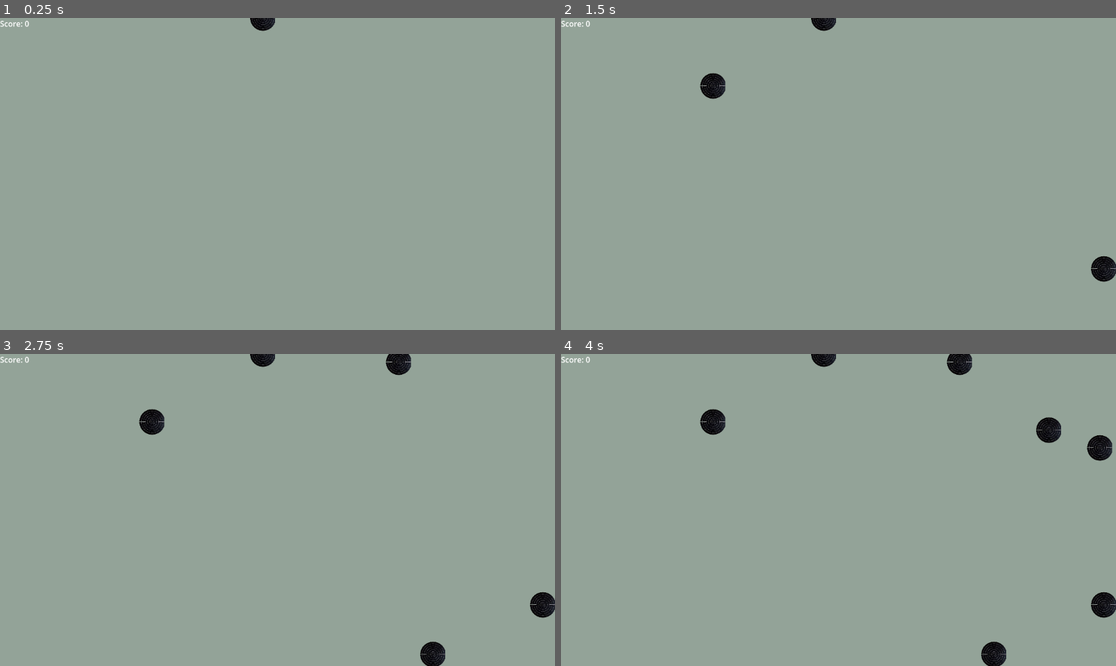
Above: before the commit, frames 1-4 (two rows, left to right).
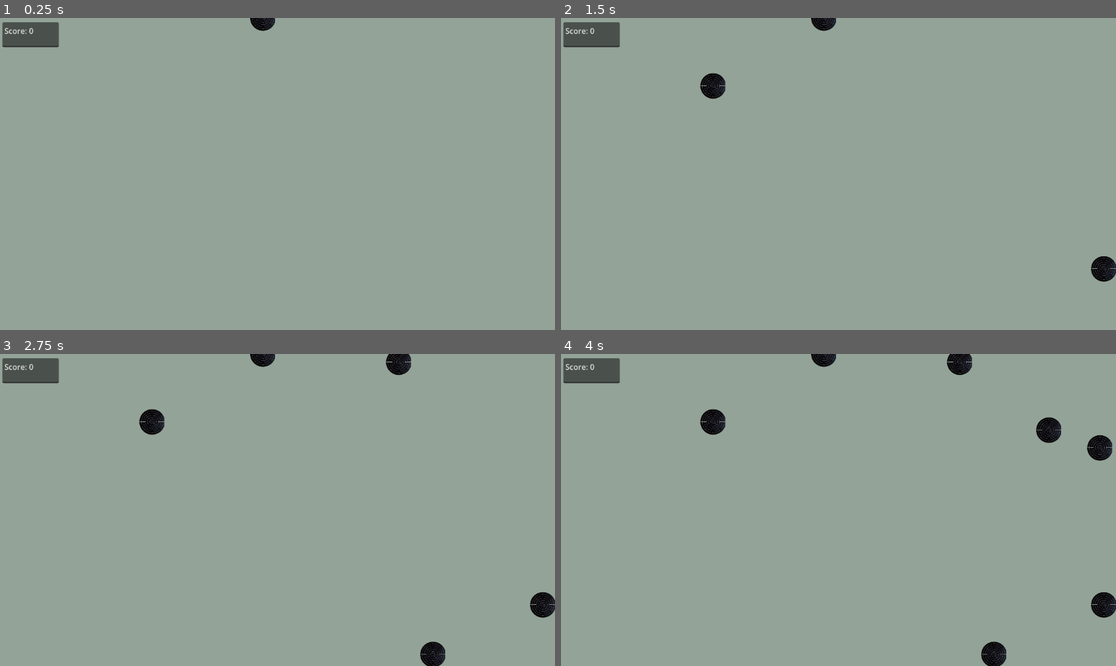
Above: after the commit, the same moments.

Repository: joaberch/godot-2playerGame
Game: Godot game, scene res://playground.tscn
Same seed, same stepped clock (60 frames per second), same inputs: the game is played once before the commit and once after it.
Inputs (mouse positions are in pixels of both pictures, inside the frame that each line leads up to):
- Up to frame 1 (0.25 s): no input
- Up to frame 2 (1.5 s): tap Enter at 0.5 s; move the mouse to (960, 158) at 0.52 s; click (960, 158) at 0.6 s; tap Space at 1.25 s; move the mouse to (727, 189) at 1.27 s; click (727, 189) at 1.35 s
- Up to frame 3 (2.75 s): move the mouse to (333, 441) at 2.02 s; click (333, 441) at 2.1 s
- Up to frame 4 (4 s): move the mouse to (810, 572) at 2.77 s; click (810, 572) at 2.85 s; move the mouse to (1005, 556) at 3.52 s; click (1005, 556) at 3.6 s

The runs differ from the first frame. In frame 1, 0.8% of the frame differs, in the area x 0-11%, y 0-10%; in frame 2, 0.8%; in frame 3, 0.8%; in frame 4, 0.8%.

Commit message:
Adding the score

Diff:
--- a/godot/playground.tscn
+++ b/godot/playground.tscn
@@ -1,8 +1,10 @@
-[gd_scene load_steps=4 format=3 uid="uid://jf2dvqydy38u"]
+[gd_scene load_steps=6 format=3 uid="uid://jf2dvqydy38u"]
 
 [ext_resource type="Texture2D" uid="uid://e5mh2njsn6u5" path="res://img/background.png" id="1_0oq8m"]
 [ext_resource type="Script" path="res://script/playground.gd" id="1_5csvc"]
 [ext_resource type="Script" path="res://script/cible.gd" id="3_xolkw"]
+[ext_resource type="PackedScene" uid="uid://dy8mrgmvcbt4f" path="res://text_edit.tscn" id="4_88q4k"]
+[ext_resource type="Script" path="res://script/UserUI.gd" id="4_u87fm"]
 
 [node name="Playground" type="Node2D"]
 script = ExtResource("1_5csvc")
@@ -12,3 +14,16 @@
 scale = Vector2(9.88136, 7.32222)
 texture = ExtResource("1_0oq8m")
 script = ExtResource("3_xolkw")
+
+[node name="Control" type="Control" parent="."]
+layout_mode = 3
+anchors_preset = 0
+offset_right = 40.0
+offset_bottom = 40.0
+script = ExtResource("4_u87fm")
+
+[node name="TextEdit" parent="Control" instance=ExtResource("4_88q4k")]
+offset_left = 5.0
+offset_top = 9.0
+offset_right = 122.0
+offset_bottom = 61.0
--- /dev/null
+++ b/godot/script/UserUI.gd
@@ -0,0 +1,12 @@
+extends Control
+
+var score_textedit
+
+func _ready():
+	# Référencez le nœud TextEdit dans la scène une fois qu'il est prêt
+	score_textedit = $TextEdit
+
+func _process(_delta):
+	# Mettez à jour le contenu du TextEdit avec le score actuel
+	if score_textedit:
+		score_textedit.text = "Score: " + str(Global.score)
--- a/godot/script/global.gd
+++ b/godot/script/global.gd
@@ -1,3 +1,2 @@
 extends Node
-var score
-var scorehaschanged
+var score = 0
--- a/godot/script/playground.gd
+++ b/godot/script/playground.gd
@@ -2,29 +2,19 @@
 
 # Chargez la scène de l'ennemi (assurez-vous d'ajuster le chemin du fichier selon vos besoins)
 var enemy_scene = preload("res://cible.tscn")
-var timer = 0 #compte les frames
+var timer1 = 0 #compte les frames
 var score = 0 #compte le score
-var boolean = false
+var boolean = false #start the game
 
 func _process(_delta):
-	timer+=1
-	if timer % 40 == 0:	#how fast enemy spawn
+	timer1+=1
+	if timer1 % 40 == 0:	#how fast enemy spawn
 		spawn_enemy()
-		timer = 0
+		timer1 = 0
 
 func _ready():
-	# Exemple d'utilisation de la méthode spawn_enemy
-	if !boolean:
-		Global.score = 0
-		boolean = true
-
+	# Mettre le score à 0 au début
 	spawn_enemy()
-
-	var score_label = Label.new()
-	score_label.horizontal_alignment = HORIZONTAL_ALIGNMENT_LEFT
-	score_label.vertical_alignment = VERTICAL_ALIGNMENT_TOP
-	score_label.text = "Score: " + str(Global.score)
-	add_child(score_label)
 
 func spawn_enemy():
 	# Créez une nouvelle instance de la classe Enemy (ennemi)
@@ -39,3 +29,10 @@
 
 	# Ajoutez le nouvel ennemi au nœud parent (dans ce cas, Node2D)
 	add_child(new_enemy)
+
+func _draw():
+	draw_score()
+
+
+func draw_score():
+	draw_string(null, Vector2(10, 10), "Score: " + str(Global.score, 0))
--- /dev/null
+++ b/godot/text_edit.tscn
@@ -0,0 +1,23 @@
+[gd_scene load_steps=2 format=3 uid="uid://dy8mrgmvcbt4f"]
+
+[sub_resource type="GDScript" id="GDScript_o3fb4"]
+script/source = "extends TextEdit
+
+var score_textedit
+
+func _ready():
+	# Référencez le nœud TextEdit dans la scène une fois qu'il est prêt
+	score_textedit = $TextEdit
+
+func _process(_delta):
+	# Mettez à jour le contenu du TextEdit avec le score actuel
+	if score_textedit:
+		score_textedit.text = \"Score: \" + str(Global.score)
+"
+
+[node name="TextEditNode" type="TextEdit"]
+offset_left = 2.0
+offset_right = 119.0
+offset_bottom = 52.0
+text = "Score : "
+script = SubResource("GDScript_o3fb4")
Binary file removed: godot/script/go.png
Not shown, removed: godot/script/go.png.import
